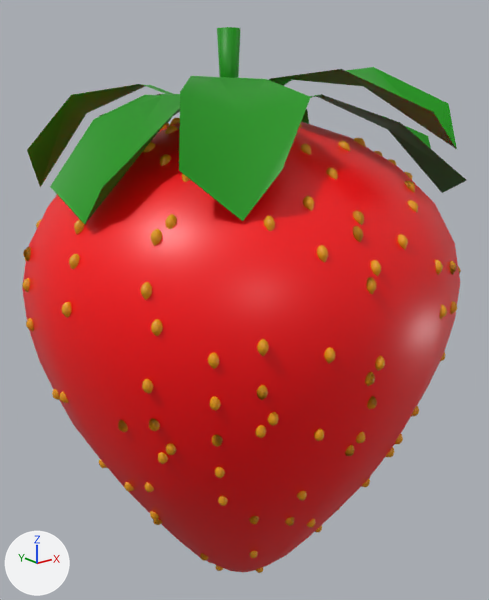
What one commit did to the glTF model dist/scene_erdbeere.gltf.
Rendered twice from a camera (50 mm lens) standing at (-2.44, -3.08, 3.42) and looking at (0.11, 0.1, 2.15). The lights are fixed; the arrows at lower left show +X, +Y and +Z. Where no turn or scale is listed for an object, it has been applied to the vertices.

Objects in the first picture: 'Blätter', 'Erdbeere'.
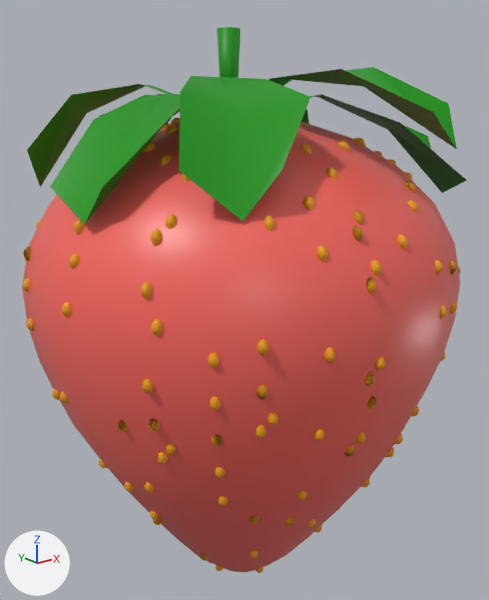
Changed parts and their boxes (x1, y1, x2, y2) in the pictures (489 x 600 px):
'Erdbeere', recoloured: (22, 122, 460, 572) in both

The change, as a list of edits to the scene's bpy script:
```text
Change mat_strawberry:
    mat_strawberry.base_color: (1.0, 0.0, 0.0029) -> (0.922, 0.137, 0.113)  # red #ff000a -> red #f6675e
```
